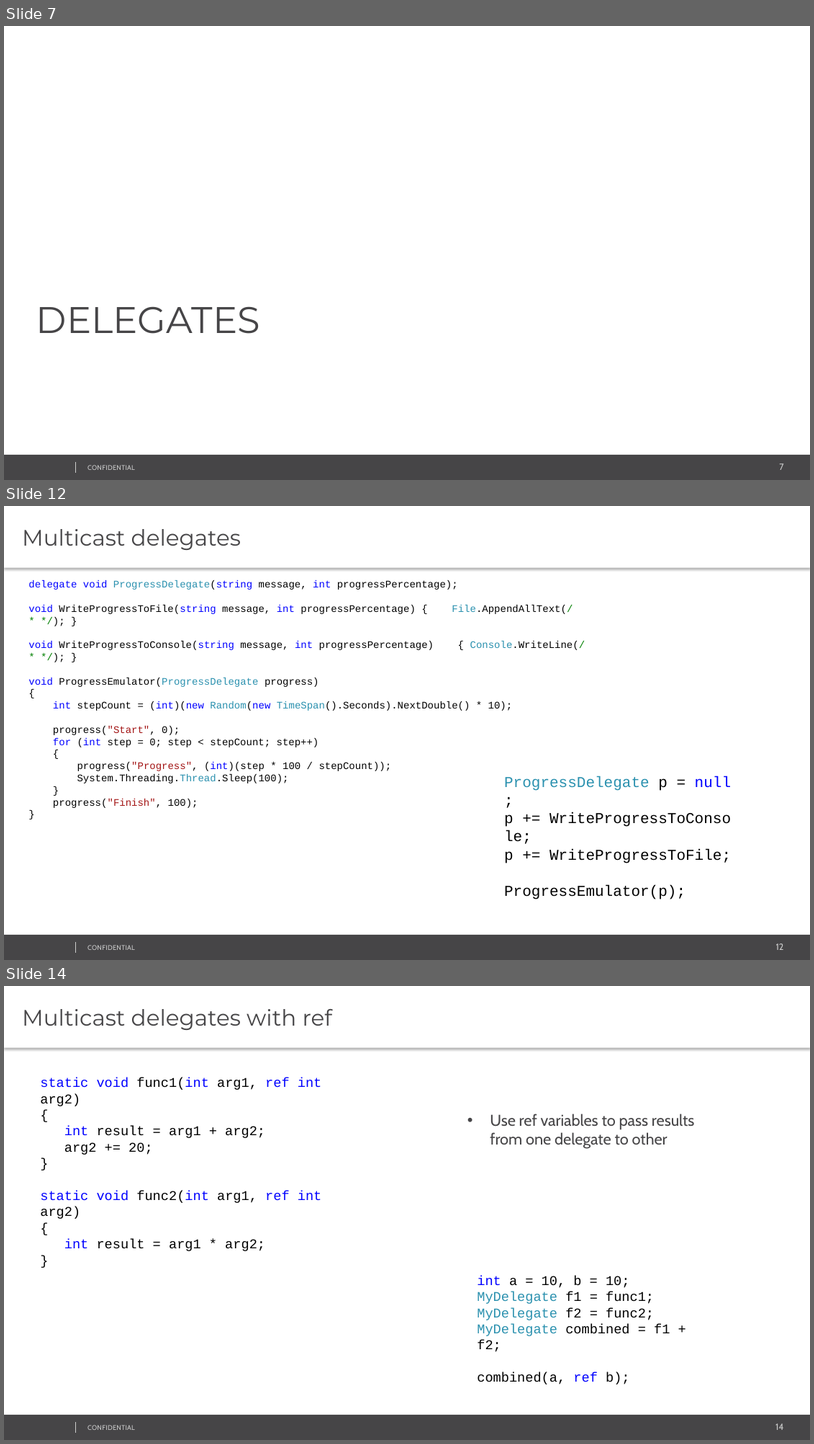
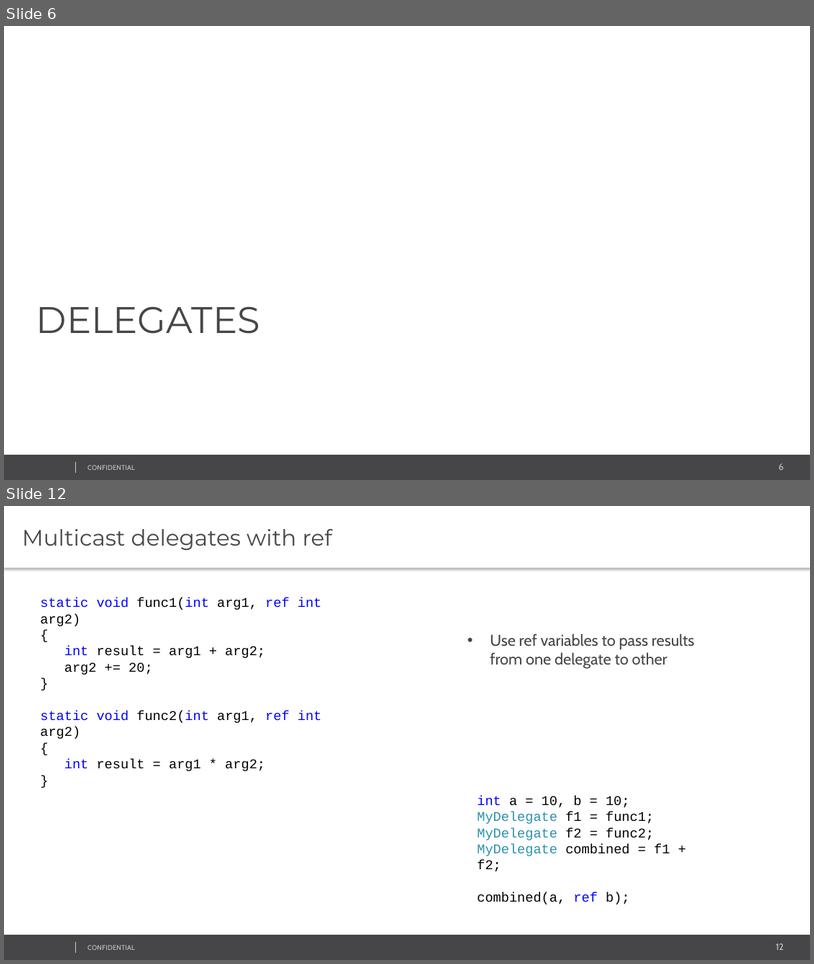
Before and after one commit to sampath42/Delegate_Events, a slide deck: M7/07 Delegates and Events.pptx. Shown one above the other, each under a label of ours: slides 7, 12 and 14 before the commit, slides 6 and 12 after it; the slides between them are not shown. The pictures are 814x1444 and 814x964 pixels, drawn with LibreOffice and Linux fonts; fonts in the diff are those of the drawing; background and template pictures are left out. Boxes give left, top, right and bottom in pixels: in the first picture for what was removed or moved away, otherwise in the second. Text is boxed around its words. In the diff, an @@ line names an element or a change of style, - is before the commit and + after.

```diff
--- a/M7/07 Delegates and Events.pptx
+++ b/M7/07 Delegates and Events.pptx
@@ slide 12 removed at (4,506,810,960), background #FFFFFF; not listed: 4 template elements that a slide beside it also shows @@
@@ text removed at (4,506,810,568) @@
-Multicast delegates
@@ text removed at (28,580,586,808) @@
-delegate void ProgressDelegate(string message, int progressPercentage);
-void WriteProgressToFile(string message, int progressPercentage) { File.AppendAllText(/* */); }
-void WriteProgressToConsole(string message, int progressPercentage) { Console.WriteLine(/* */); }
-void ProgressEmulator(ProgressDelegate progress)
-{
-int stepCount = (int)(new Random(new TimeSpan().Seconds).NextDouble() * 10);
-progress("Start", 0);
-for (int step = 0; step < stepCount; step++)
-{
-progress("Progress", (int)(step * 100 / stepCount));
-System.Threading.Thread.Sleep(100);
-}
-progress("Finish", 100);
-}
@@ text removed at (504,776,731,899) @@
-ProgressDelegate p = null;
-p += WriteProgressToConsole;
-p += WriteProgressToFile;
-ProgressEmulator(p);
@@ what was slide 7 is now slide 6 @@
@@ page number at (779,463,784,470): text changed @@
-7
+6
@@ what was slide 14 is now slide 12 @@
@@ page number at (777,943,784,950): text changed @@
-14
+12
```
Also in this commit, not shown: 6 slides changed, 4 slides added, 7 other slides removed, 17 other files.
